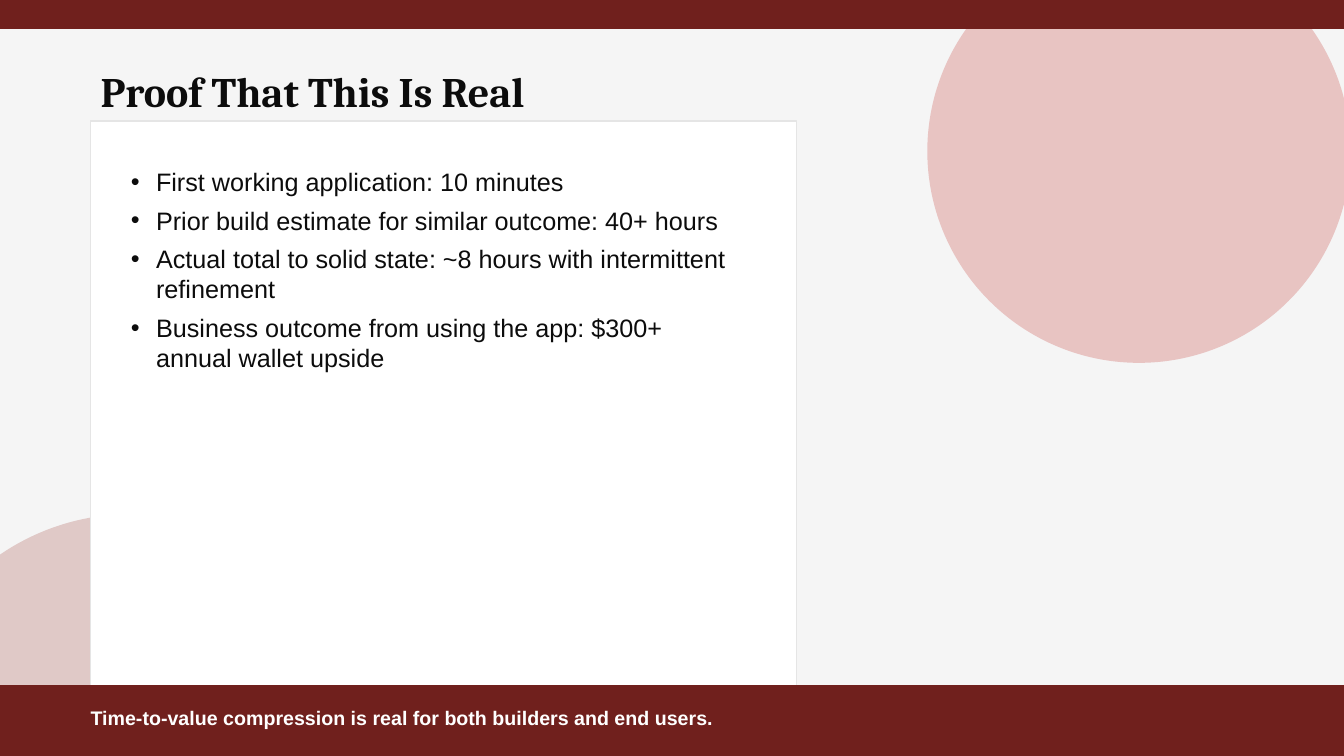
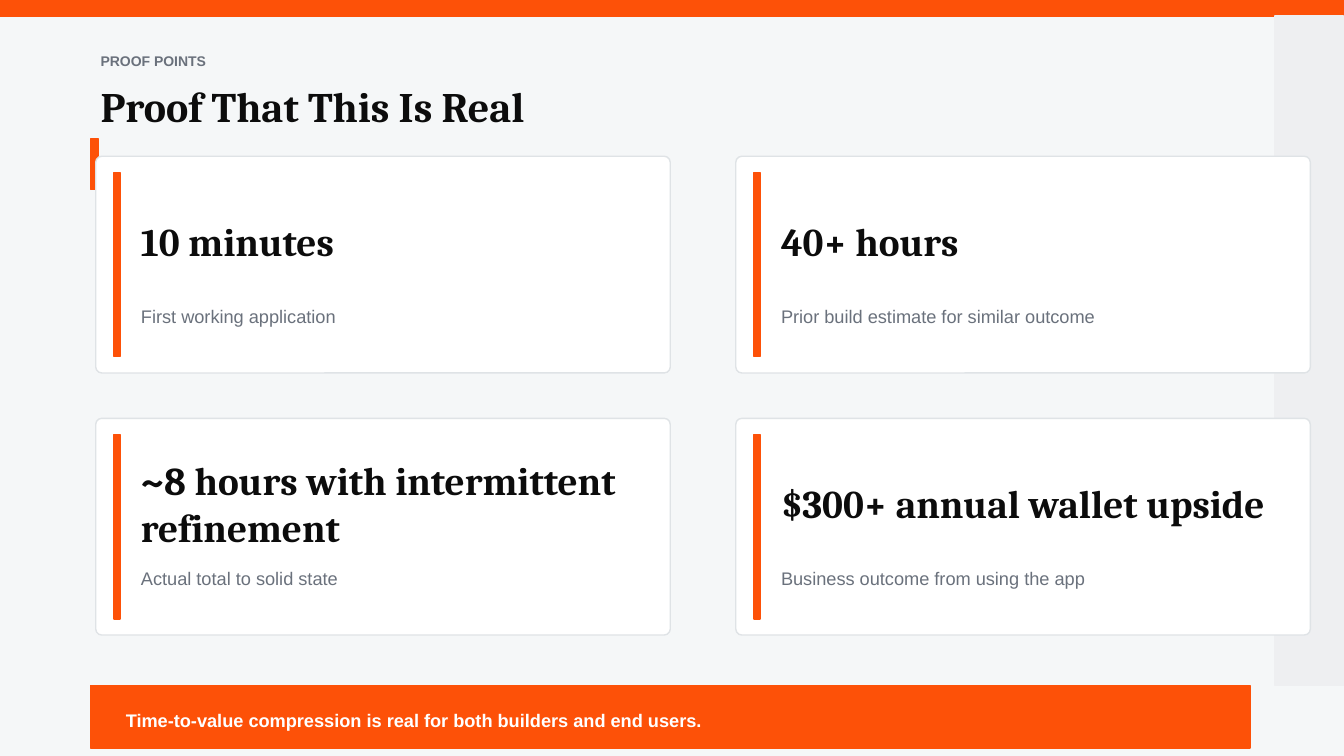
Before and after one commit to sd5969/whats-in-your-wallet, a slide deck: slide 3 of slides/deck.pptx (slide 4 before the commit). Drawn at 1344x756 pixels with LibreOffice and Linux fonts; fonts in the diff are those of the drawing. Boxes give left, top, right and bottom in pixels: in the first picture for what was removed or moved away, otherwise in the second. Text is boxed around its words. In the diff, an @@ line names an element or a change of style, - is before the commit and + after.

```diff
--- a/slides/deck.pptx
+++ b/slides/deck.pptx
@@ rectangle at box(0, 0, 1344, 756): fill #F5F5F5 to #F5F7F8; outline #F5F5F5 1 pt to #F5F7F8 1 pt @@
@@ rectangle: place and size @@
-rectangle at box(0, 0, 1344, 28)
+rectangle at box(0, 0, 1344, 16)
@@ rectangle at box(0, 0, 1344, 16): fill #70201D to #FD5108; outline #70201D 1 pt to #FD5108 1 pt @@
@@ ellipse removed at box(928, 0, 1344, 363) @@
@@ rectangle added at box(1275, 16, 1344, 686), fill #EEEFF1, outline #EEEFF1 1 pt @@
@@ text added at box(101, 56, 206, 66), 10 pt, text #6A717C, bold @@
+PROOF POINTS
@@ text "Proof That This Is Real": place and size @@
-text "Proof That This Is Real" at box(101, 77, 525, 108)
+text "Proof That This Is Real" at box(101, 92, 525, 123)
@@ rectangle removed at box(91, 121, 797, 686) @@
@@ rectangle added at box(91, 139, 99, 190), fill #FD5108, outline #FD5108 1 pt @@
@@ rounded rectangle added at box(96, 156, 670, 373), fill #FFFFFF, outline #DFE3E6 1 pt @@
@@ rectangle added at box(114, 172, 120, 357), fill #FD5108, outline #FD5108 1 pt @@
@@ text removed at box(156, 172, 725, 373) @@
-• First working application: 10 minutes
-• Prior build estimate for similar outcome: 40+ hours
-• Actual total to solid state: ~8 hours with intermittent refinement
-• Business outcome from using the app: $300+ annual wallet upside
@@ rounded rectangle added at box(736, 156, 1311, 373), fill #FFFFFF, outline #DFE3E6 1 pt @@
@@ rectangle added at box(754, 172, 760, 357), fill #FD5108, outline #FD5108 1 pt @@
@@ text added at box(141, 229, 334, 257), 28 pt, text #0C0C0C, bold @@
+10 minutes
@@ text added at box(781, 228, 958, 257), 28 pt, text #0C0C0C, bold @@
+40+ hours
@@ text added at box(141, 310, 336, 327), 13 pt, text #6A717C @@
+First working application
@@ text added at box(781, 310, 1095, 323), 13 pt, text #6A717C @@
+Prior build estimate for similar outcome
@@ rounded rectangle added at box(96, 418, 670, 635), fill #FFFFFF, outline #DFE3E6 1 pt @@
@@ rounded rectangle added at box(736, 418, 1311, 635), fill #FFFFFF, outline #DFE3E6 1 pt @@
@@ rectangle added at box(114, 435, 120, 619), fill #FD5108, outline #FD5108 1 pt @@
@@ rectangle added at box(754, 435, 760, 619), fill #FD5108, outline #FD5108 1 pt @@
@@ text added at box(141, 467, 615, 543), 28 pt, text #0C0C0C, bold @@
+~8 hours with intermittent refinement
@@ text added at box(781, 489, 1264, 527), 28 pt, text #0C0C0C, bold @@
+$300+ annual wallet upside
@@ ellipse removed at box(0, 514, 363, 756) @@
@@ text added at box(141, 572, 337, 585), 13 pt, text #6A717C @@
+Actual total to solid state
@@ text added at box(781, 572, 1085, 589), 13 pt, text #6A717C @@
+Business outcome from using the app
@@ rectangle at box(91, 686, 1250, 748): fill #70201D to #FD5108; outline #70201D 1 pt to #FD5108 1 pt @@
@@ rectangle: place and size @@
-rectangle at box(0, 686, 1344, 756)
+rectangle at box(91, 686, 1250, 748)
@@ text "Time-to-value compression is real for ...": place and size @@
-text "Time-to-value compression is real for ..." at box(91, 710, 713, 729)
+text "Time-to-value compression is real for ..." at box(126, 713, 701, 731)
@@ text "Time-to-value compression is real for ..." at box(126, 713, 701, 731): size 14 to 13 pt @@
```
Also in this commit, not shown: 6 other slides changed, 1 slide removed, 2 other files.
